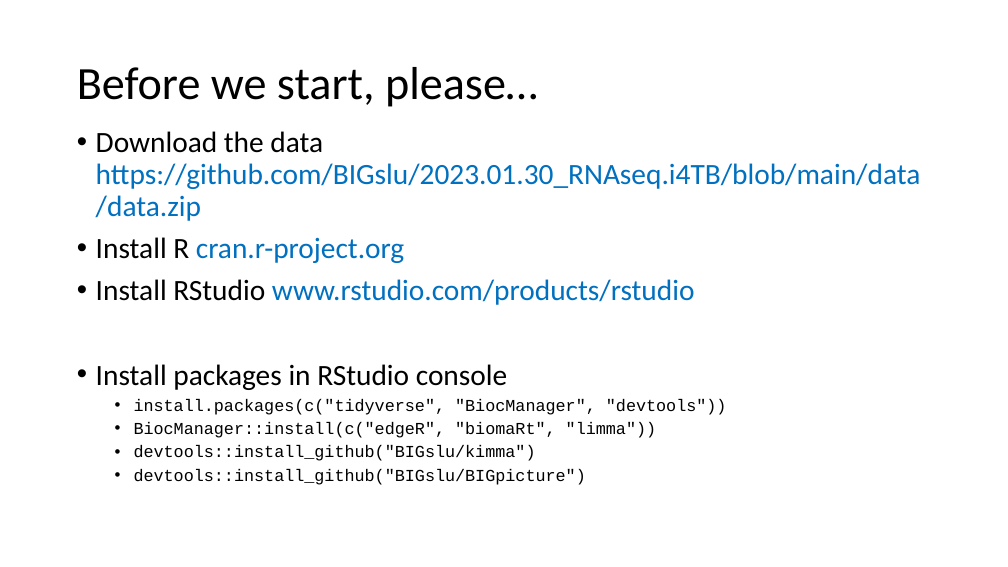
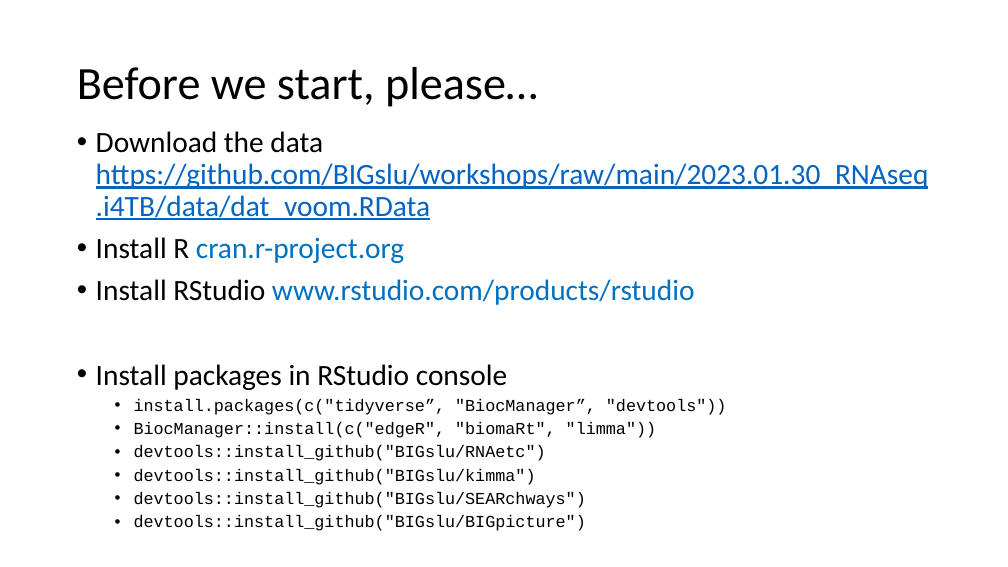
Before and after one commit to BIGslu/workshops, a slide deck: slide 1 of 2023.01.30_RNAseq.i4TB/welcome.pptx. Drawn at 1008x567 pixels with LibreOffice and Linux fonts; fonts in the diff are those of the drawing. Boxes give left, top, right and bottom in pixels: in the first picture for what was removed or moved away, otherwise in the second. Text is boxed around its words. In the diff, an @@ line names an element or a change of style, - is before the commit and + after.

```diff
--- a/2023.01.30_RNAseq.i4TB/welcome.pptx
+++ b/2023.01.30_RNAseq.i4TB/welcome.pptx
@@ text at (x1=96, y1=131, x2=929, y2=220): text changed; text colour #0070C0 to #0563C1 @@
-• Download the data https://github.com/BIGslu/2023.01.30_RNAseq.i4TB/blob/main/data/data.zip
+• Download the data https://github.com/BIGslu/workshops/raw/main/2023.01.30_RNAseq.i4TB/data/dat_voom.RData
@@ text at (x1=134, y1=399, x2=727, y2=415): text changed @@
-  • install.packages(c("tidyverse", "BiocManager", "devtools"))
+  • install.packages(c("tidyverse”, "BiocManager”, "devtools"))
@@ text at (x1=134, y1=445, x2=546, y2=461): paragraph added @@
+  • devtools::install_github("BIGslu/RNAetc")
@@ text at (x1=134, y1=492, x2=586, y2=508): paragraph added @@
+  • devtools::install_github("BIGslu/SEARchways")
```
Also in this commit, not shown: 5 other slides changed.
